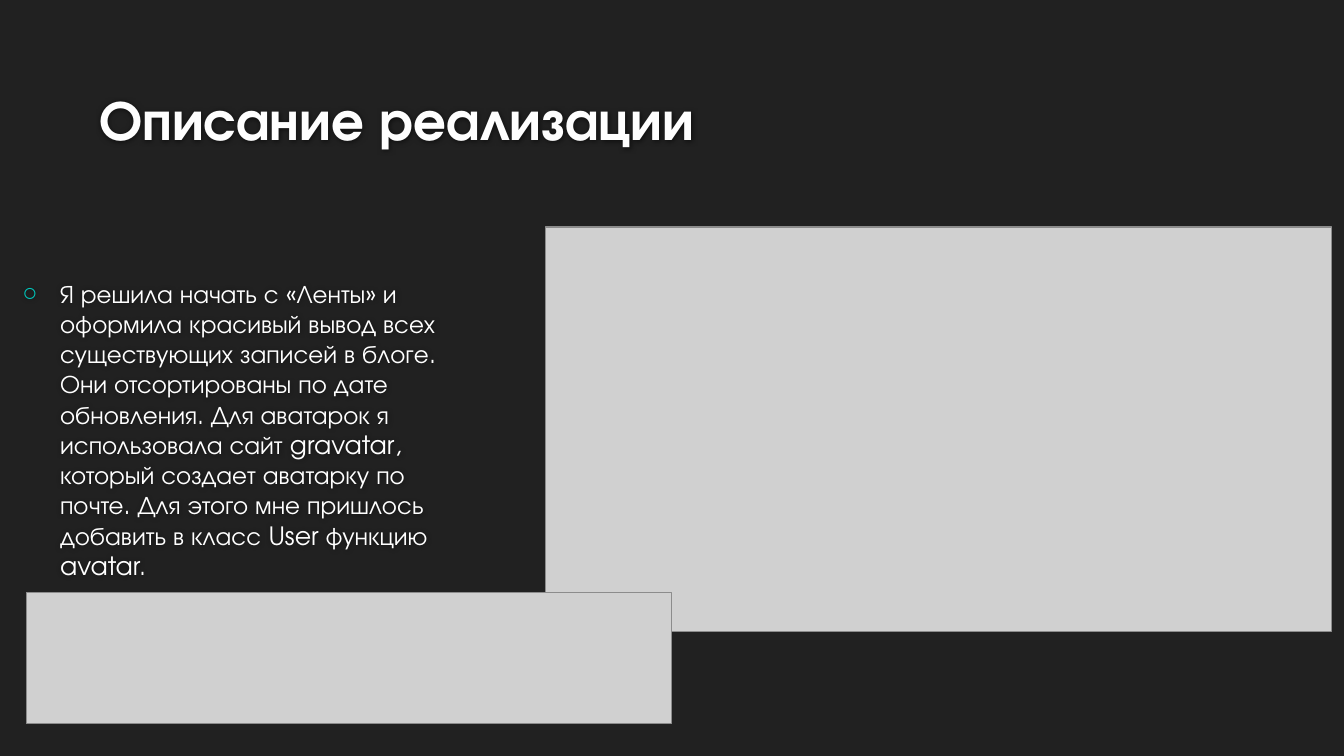
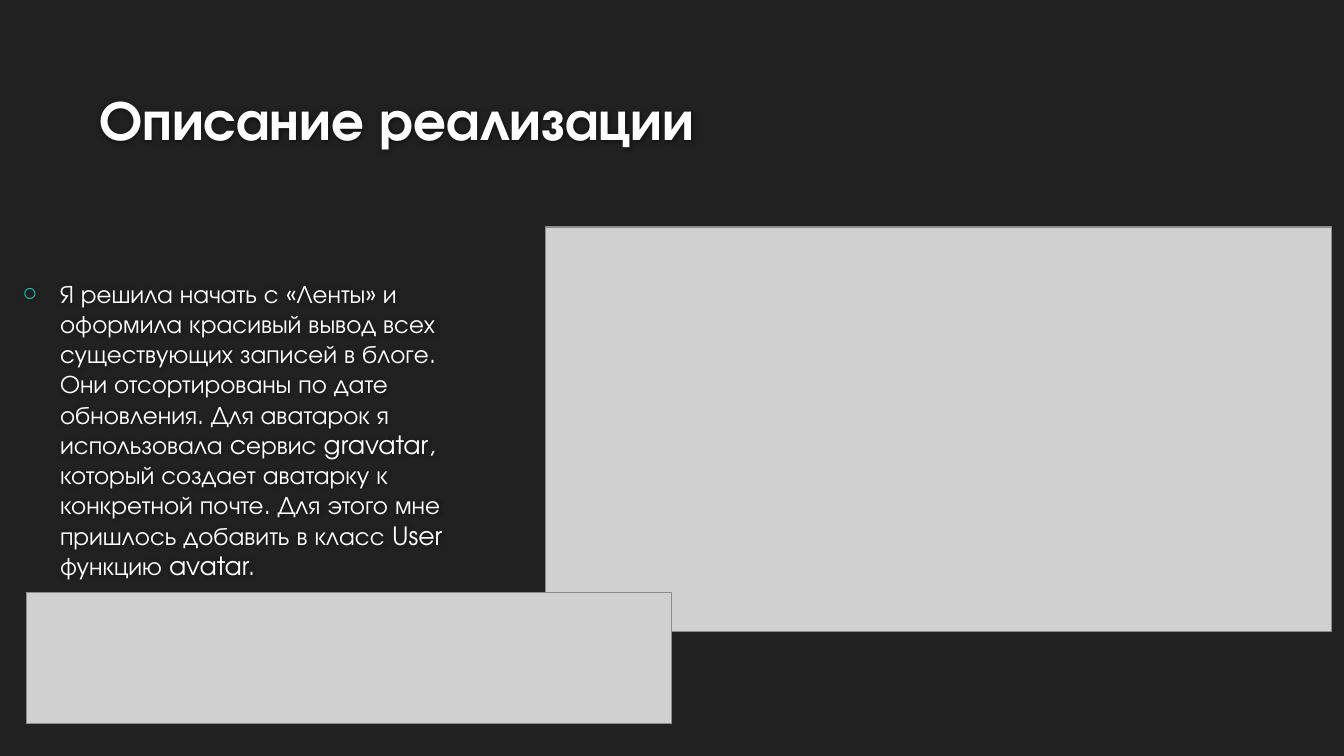
Before and after one commit to Daria-Gorelkina/Project-WEB, a slide deck: slide 6 of WebServer CoolBlogs.pptx. Drawn at 1344x756 pixels with LibreOffice and Linux fonts; fonts in the diff are those of the drawing; grey boxes stand for pictures; background and template pictures are left out. Boxes give left, top, right and bottom in pixels: in the first picture for what was removed or moved away, otherwise in the second. Text is boxed around its words. In the diff, an @@ line names an element or a change of style, - is before the commit and + after.

Commit message:
презентация исправленная

```diff
--- a/WebServer CoolBlogs.pptx
+++ b/WebServer CoolBlogs.pptx
@@ text at bbox=[60, 286, 442, 580]: text changed @@
-○ Я решила начать с «Ленты» и оформила красивый вывод всех существующих записей в блоге. Они отсортированы по дате обновления. Для аватарок я использовала сайт gravatar, который создает аватарку по почте. Для этого мне пришлось добавить в класс User функцию avatar.
+○ Я решила начать с «Ленты» и оформила красивый вывод всех существующих записей в блоге. Они отсортированы по дате обновления. Для аватарок я использовала cервис gravatar, который создает аватарку к конкретной почте. Для этого мне пришлось добавить в класс User функцию avatar.
```
